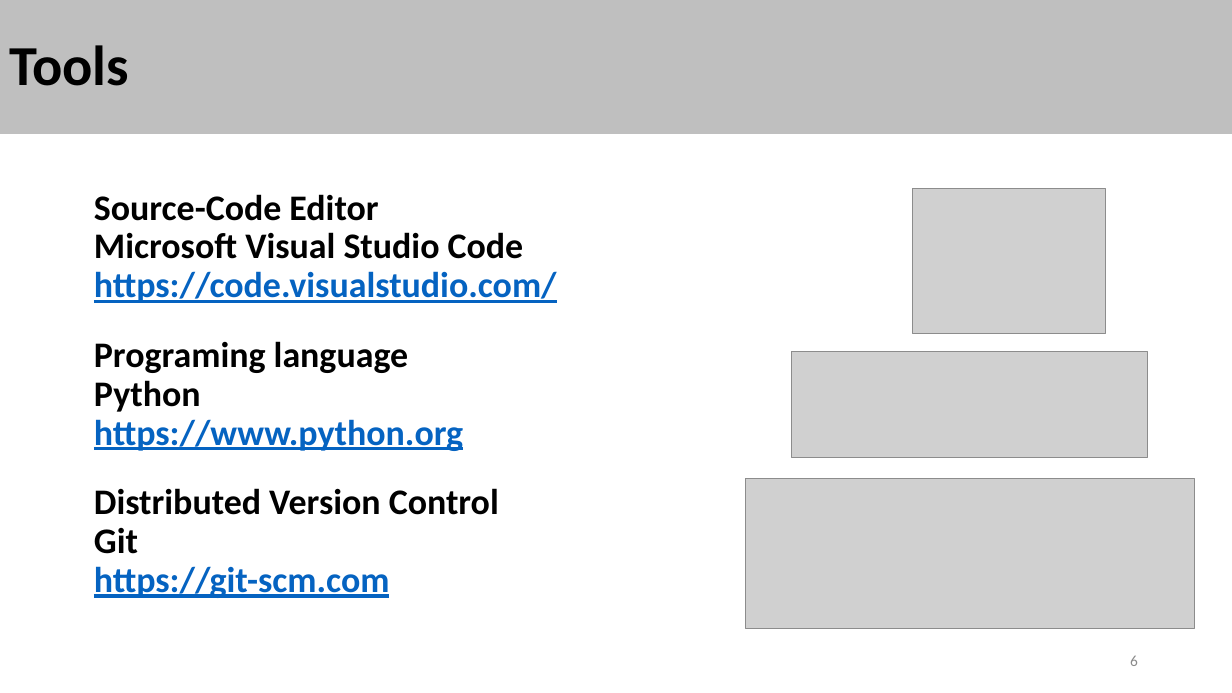
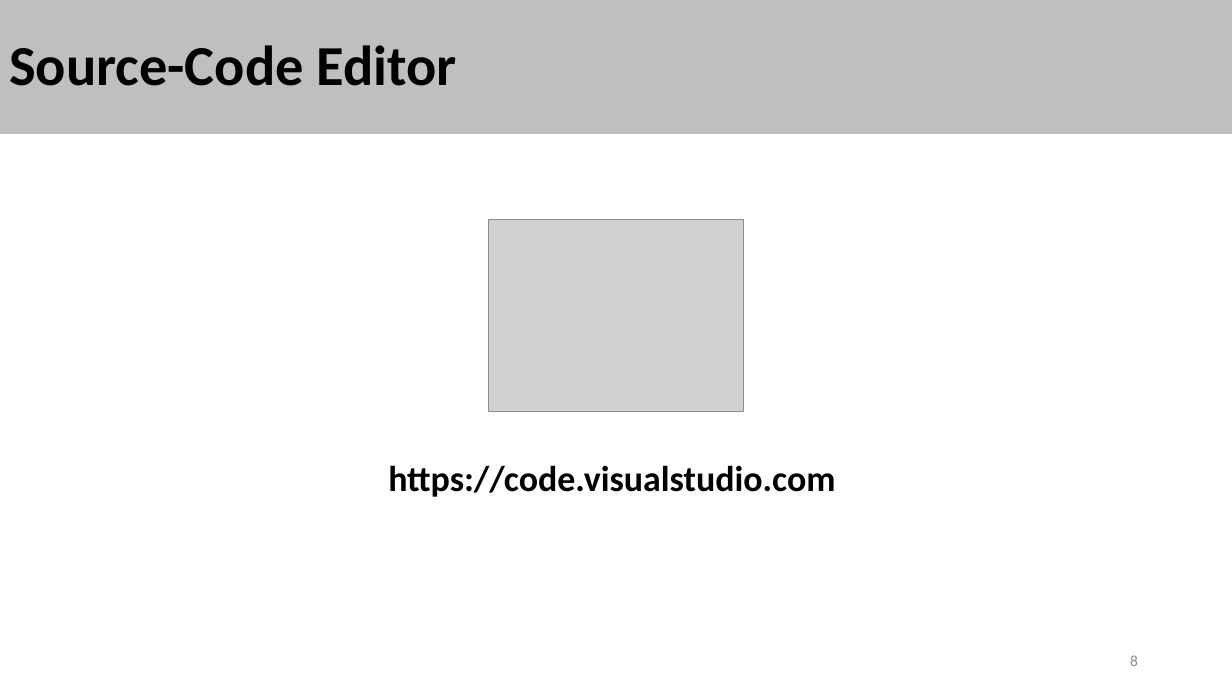
Before and after one commit to stalj/pp1, a slide deck: slide 8 of 01-CourseIntroduction/01-CourseIntroduction.pptx (slide 6 before the commit). Drawn at 1232x693 pixels with LibreOffice and Linux fonts; fonts in the diff are those of the drawing; grey boxes stand for pictures. Boxes give left, top, right and bottom in pixels: in the first picture for what was removed or moved away, otherwise in the second. Text is boxed around its words. In the diff, an @@ line names an element or a change of style, - is before the commit and + after.

```diff
--- a/01-CourseIntroduction/01-CourseIntroduction.pptx
+++ b/01-CourseIntroduction/01-CourseIntroduction.pptx
@@ title at (x1=9, y1=45, x2=457, y2=86): text changed @@
-Tools
+Source-Code Editor
@@ picture resized from (x1=912, y1=189, x2=1105, y2=334) to (x1=489, y1=220, x2=744, y2=411) @@
@@ picture removed at (x1=791, y1=352, x2=1147, y2=457) @@
@@ text at (x1=388, y1=465, x2=835, y2=497): text changed @@
-Source-Code Editor
-Microsoft Visual Studio Code
-https://code.visualstudio.com/
-Programing language
-Python
-https://www.python.org
-Distributed Version Control
-Git
-https://git-scm.com
+https://code.visualstudio.com
@@ picture removed at (x1=745, y1=479, x2=1194, y2=628) @@
@@ page number at (x1=1130, y1=655, x2=1138, y2=666): text changed @@
-6
+8
```
Also in this commit, not shown: 13 other slides changed, 9 slides added, 2 slides removed, 6 other files.
